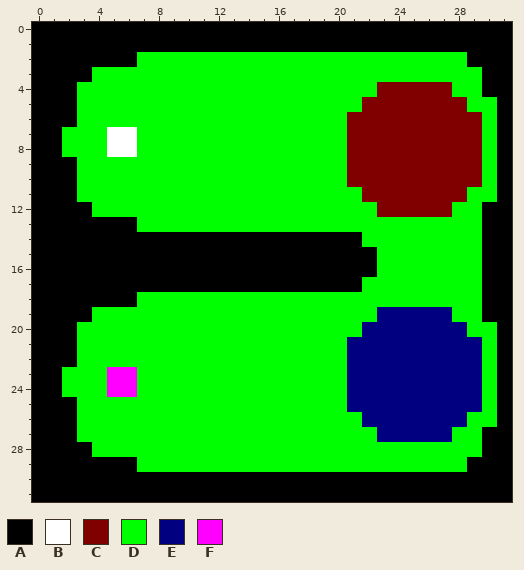
Pixel-art sprite: resources/L1.png. Above, as it was before the edit.
The file is 32x32 pixels. Colours within 5 levels of each other are drawn and written as one.
Palette (. is transparent): A #000000  B #ffffff  C #800000  D #00ff00  E #000080  F #ff00ff
Pixels before, first column x 0:
 0 AAAAAAAAAAAAAAAAAAAAAAAAAAAAAAAA
 1 AAAAAAAAAAAAAAAAAAAAAAAAAAAAAAAA
 2 AAAAAAADDDDDDDDDDDDDDDDDDDDDDAAA
 3 AAAADDDDDDDDDDDDDDDDDDDDDDDDDDAA
 4 AAADDDDDDDDDDDDDDDDDDDDCCCCCDDAA
 5 AAADDDDDDDDDDDDDDDDDDDCCCCCCCDDA
 6 AAADDDDDDDDDDDDDDDDDDCCCCCCCCCDA
 7 AADDDBBDDDDDDDDDDDDDDCCCCCCCCCDA
 8 AADDDBBDDDDDDDDDDDDDDCCCCCCCCCDA
 9 AAADDDDDDDDDDDDDDDDDDCCCCCCCCCDA
10 AAADDDDDDDDDDDDDDDDDDCCCCCCCCCDA
11 AAADDDDDDDDDDDDDDDDDDDCCCCCCCDDA
12 AAAADDDDDDDDDDDDDDDDDDDCCCCCDDAA
13 AAAAAAADDDDDDDDDDDDDDDDDDDDDDDAA
14 AAAAAAAAAAAAAAAAAAAAAADDDDDDDDAA
15 AAAAAAAAAAAAAAAAAAAAAAADDDDDDDAA
16 AAAAAAAAAAAAAAAAAAAAAAADDDDDDDAA
17 AAAAAAAAAAAAAAAAAAAAAADDDDDDDDAA
18 AAAAAAADDDDDDDDDDDDDDDDDDDDDDDAA
19 AAAADDDDDDDDDDDDDDDDDDDEEEEEDDAA
20 AAADDDDDDDDDDDDDDDDDDDEEEEEEEDDA
21 AAADDDDDDDDDDDDDDDDDDEEEEEEEEEDA
22 AAADDDDDDDDDDDDDDDDDDEEEEEEEEEDA
23 AADDDFFDDDDDDDDDDDDDDEEEEEEEEEDA
24 AADDDFFDDDDDDDDDDDDDDEEEEEEEEEDA
25 AAADDDDDDDDDDDDDDDDDDEEEEEEEEEDA
26 AAADDDDDDDDDDDDDDDDDDDEEEEEEEDDA
27 AAADDDDDDDDDDDDDDDDDDDDEEEEEDDAA
28 AAAADDDDDDDDDDDDDDDDDDDDDDDDDDAA
29 AAAAAAADDDDDDDDDDDDDDDDDDDDDDAAA
30 AAAAAAAAAAAAAAAAAAAAAAAAAAAAAAAA
31 AAAAAAAAAAAAAAAAAAAAAAAAAAAAAAAA
After the commit:
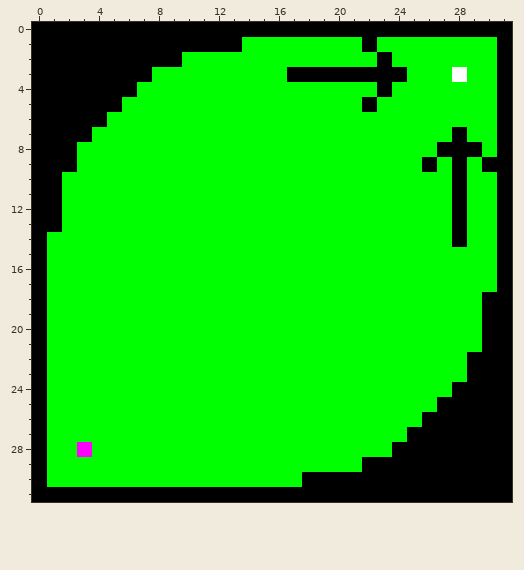
The exact change:
The edit turns colour C into colour A in row 4 at x 23; in row 5 at x 22; in row 7 at x 28; in row 8 at x 27 to 29; in row 9 at x 26 and 28; in rows 10 to 11 at x 28.
The edit turns colour D into colour A in row 2 at x 7 to 9 and 23; in row 3 at x 4 to 7 and 17 to 24; in row 4 at x 3 to 6; in row 5 at x 3 to 5; in row 6 at x 3 to 4; in row 7 at x 2 to 3.
The edit turns colour D into colour A in row 8 at x 2; in row 9 at x 30; in rows 12 to 14 at x 28; in rows 20 to 25 at x 30; in row 26 at x 29 to 30; in row 27 at x 28 to 29.
The edit turns colour D into colour A in row 28 at x 24 to 29; in row 29 at x 22 to 28.
The edit turns colour E into colour A in rows 22 to 23 at x 29; in row 24 at x 28 to 29; in row 25 at x 27 to 29; in row 26 at x 26 to 28; in row 27 at x 25 to 27.
The edit turns colour D into colour B in row 3 at x 28.
The edit turns colour A into colour D in row 1 at x 14 to 21 and 23 to 30; in row 2 at x 29 to 30; in rows 3 to 4 at x 30; in rows 10 to 11 at x 2; in row 12 at x 2 to 3 and 30; in row 13 at x 2 to 6 and 30.
The edit turns colour A into colour D in row 14 at x 1 to 21 and 30; in rows 15 to 16 at x 1 to 22 and 30; in row 17 at x 1 to 21 and 30; in row 18 at x 1 to 6; in row 19 at x 1 to 3; in rows 20 to 22 at x 1 to 2.
The edit turns colour A into colour D in rows 23 to 24 at x 1; in rows 25 to 28 at x 1 to 2; in row 29 at x 1 to 6; in row 30 at x 1 to 17.
The edit turns colour B into colour D in rows 7 to 8 at x 5 to 6.
The edit turns colour C into colour D in row 4 at x 24 to 27; in row 5 at x 23 to 28; in row 6 at x 21 to 29; in row 7 at x 21 to 27 and 29; in row 8 at x 21 to 26; in row 9 at x 21 to 25, 27 and 29.
The edit turns colour C into colour D in row 10 at x 21 to 27 and 29; in row 11 at x 22 to 27; in row 12 at x 23 to 27.
The edit turns colour E into colour D in row 19 at x 23 to 27; in row 20 at x 22 to 28; in row 21 at x 21 to 29; in rows 22 to 23 at x 21 to 28; in row 24 at x 21 to 27; in row 25 at x 21 to 26.
The edit turns colour E into colour D in row 26 at x 22 to 25; in row 27 at x 23 to 24.
The edit turns colour F into colour D in rows 23 to 24 at x 5 to 6.
The edit turns colour A into colour F in row 28 at x 3.
Changed places in both pictures, as pixel boxes (x1, y1, x2, y2):
changed: (47, 37, 497, 487)
